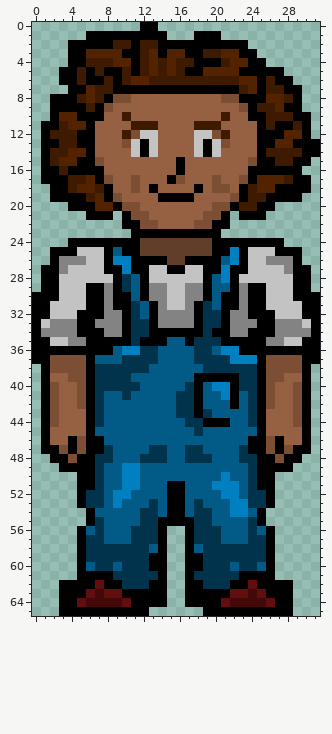
Two states of a pixel-art file, world-quest/Art/Characters/NPCs/NPC1.aseprite. The picture above is the old version.
32x66 pixels, 1 frame.
New version:
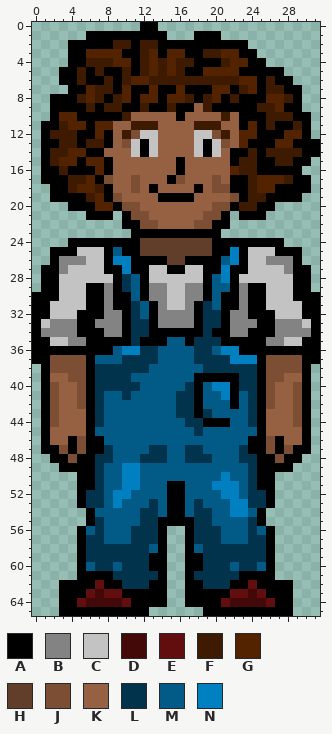
Palette (. is transparent): A #000000  B #838383  C #c3c3c3  D #430909  E #630e0e  F #3d1a00  G #532300  H #603e2a  J #7c4f35  K #966042  L #01334d  M #025a86  N #0080c0
What changed:
Changed rows in their new state; - is an unchanged pixel.
first column x 6:
 7 ----G--G--G---GG---
 8 ---FGAGGAGGFAFGAF--
 9 --FFAAFAAFAA-FAAAA-
10 --AA------A------A-
11 -GG--------------AG
12 -GA--------------GG
13 FFA--------------GA
14 -A--------------AAF
15 GGA-------------AFF
16 -GA-------------GFF
17 ----------------AAF
18 ----------------A--
